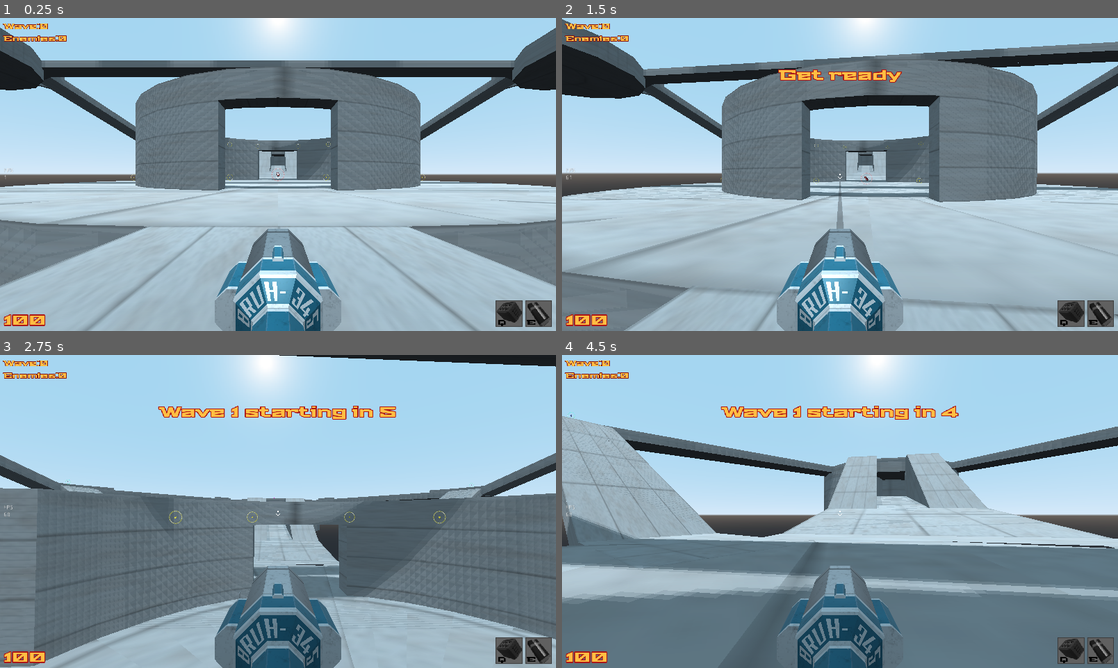
Above: before the commit, frames 1-4 (two rows, left to right).
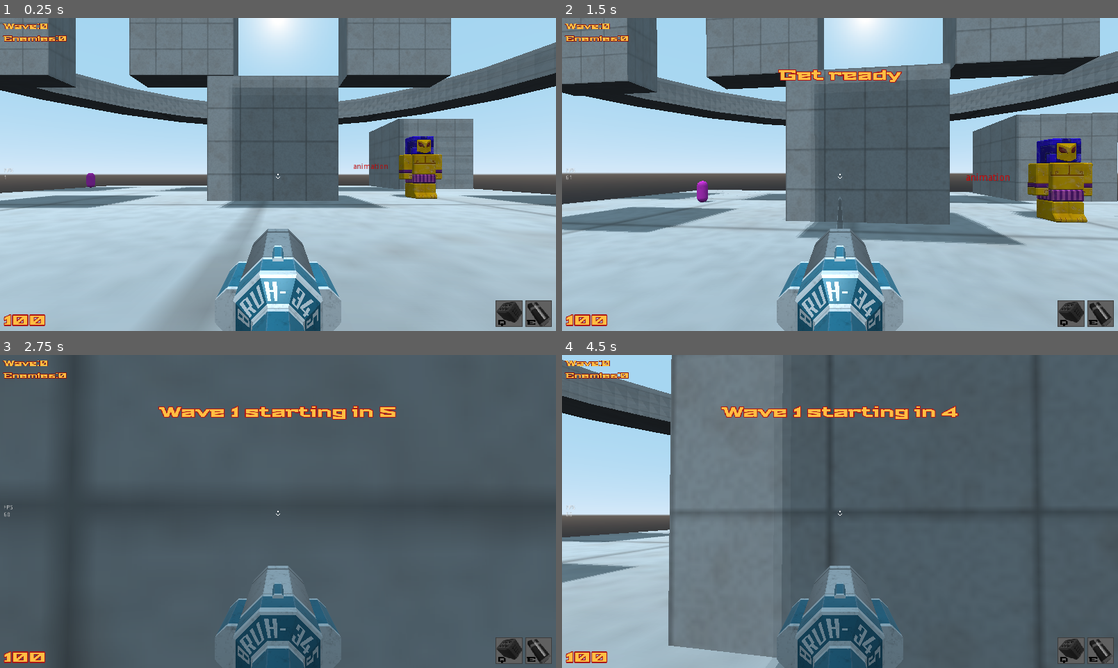
Above: after the commit, the same moments.

Repository: Game-Developers-Kerala/clichemovementshooter
Game: Godot game, scene res://levels/TestArena.tscn
The game is run twice, just before and just after one commit, with the same random seed, the same clock (stepped at 60 frames per second) and the same inputs. Before the commit the project starts from res://levels/level1.tscn. Sound files missing from this copy of the repository are replaced by a short silence.
Inputs (mouse positions are in pixels of both pictures, inside the frame that each line leads up to):
- Up to frame 1 (0.25 s): no input
- Up to frame 2 (1.5 s): tap Enter (enter) at 0.5 s; move the mouse to (867, 174) at 0.52 s; hold Enter (enter) 0.53-1.28 s; hold W (forward) from 0.53 s (still down); tap Space (jump) at 0.77 s; move the mouse to (812, 174) at 1.27 s; right-click (812, 174) at 1.35 s
- Up to frame 3 (2.75 s): keep holding W (forward); tap Space (jump) at 1.52 s; move the mouse to (289, 505) at 2.02 s; hold Q (homingmissile) from 2.03 s (still down)
- Up to frame 4 (4.5 s): keep holding W (forward); move the mouse to (834, 517) at 2.77 s; release Q (homingmissile) at 2.78 s; click (834, 517) at 2.85 s; tap Space (jump) at 3.02, 3.77 s; move the mouse to (878, 514) at 3.52 s; hold Shift (slide) 3.53-4.28 s; move the mouse to (795, 508) at 4.27 s; tap E (use) at 4.35 s

The runs differ from the first frame. In frame 1, 42% of the frame differs, in the area x 0-100%, y 0-100%; in frame 2, 47%; in frame 3, 72%; in frame 4, 77%.

Commit message:
Pulled copyannnan

Diff:
--- a/project.godot
+++ b/project.godot
@@ -33,7 +33,7 @@
 [application]
 
 config/name="Clichemovementshooter"
-run/main_scene="res://levels/level1.tscn"
+run/main_scene="res://levels/testarena.tscn"
 config/icon="res://icon.png"
 
 [autoload]
@@ -71,10 +71,6 @@
 "size_limit": 0,
 "stream": false,
 "svg/scale": 1.0
-}
-ogg_vorbis={
-"loop": false,
-"loop_offset": 0
 }
 
 [input]
